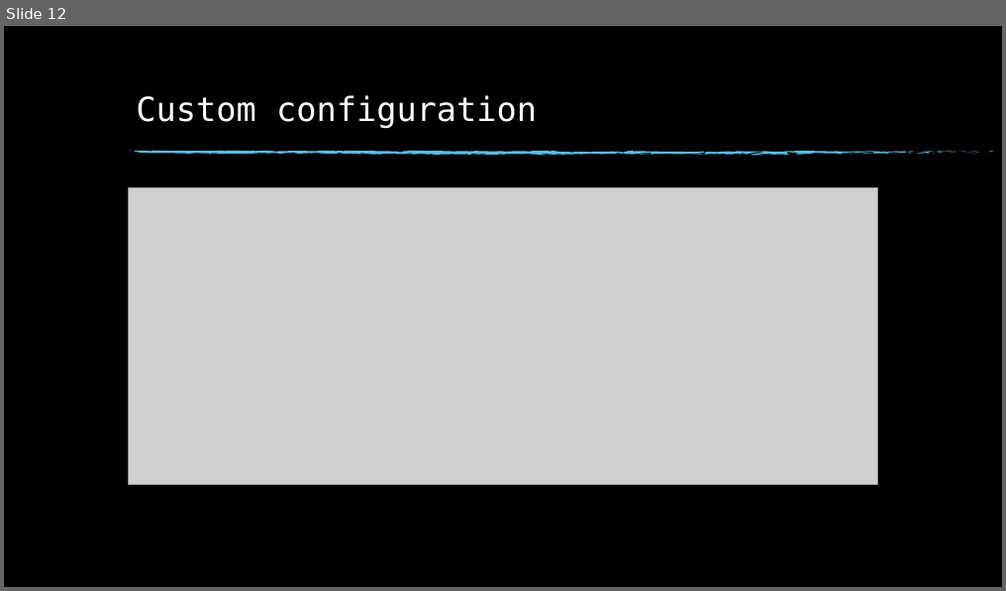
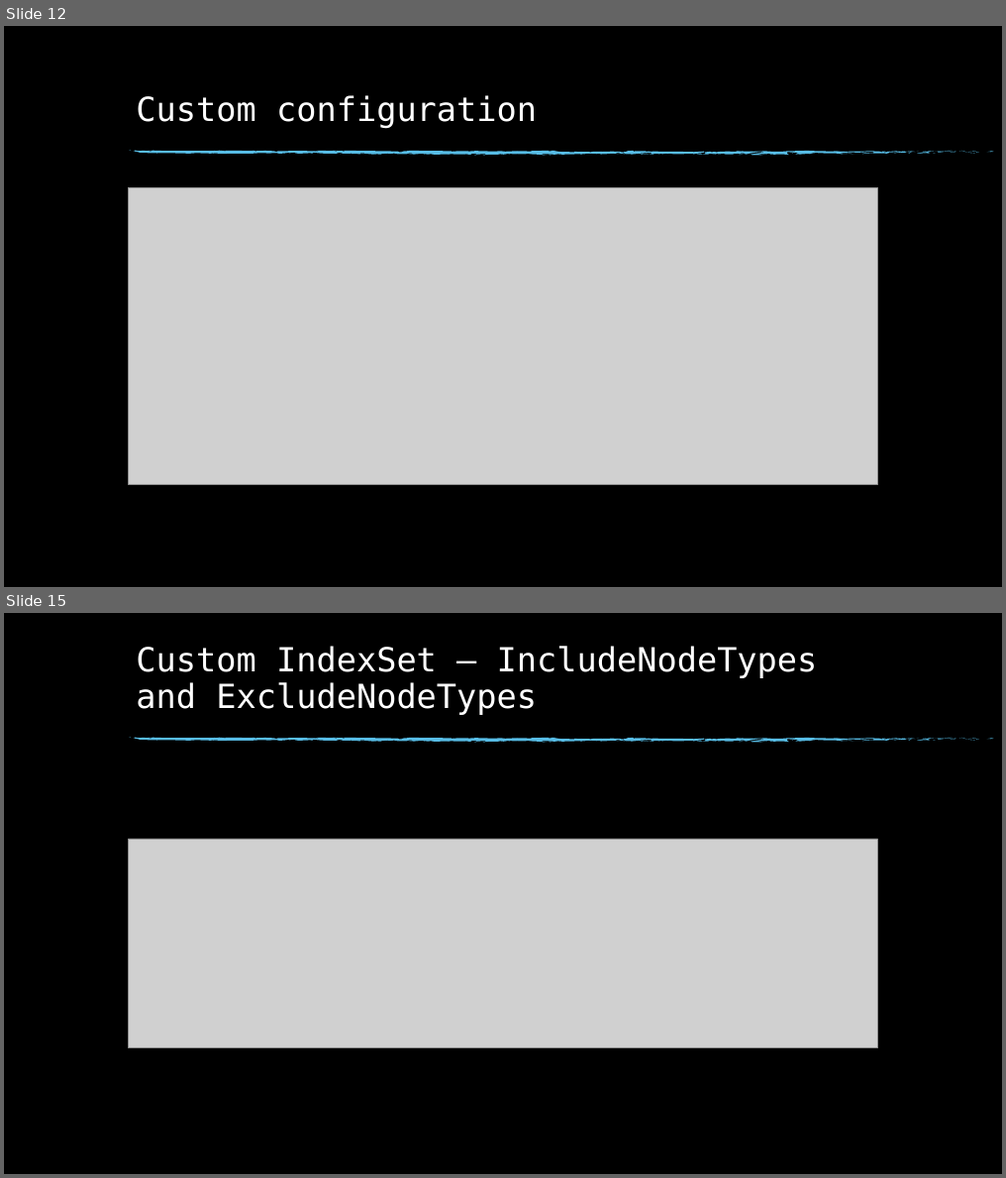
Before and after one commit to Svetlin-Slavchev/WorkingWithUmbraco, a slide deck: Umbraco Examine Search.pptx. Shown one above the other, each under a label of ours: slide 12 before the commit, slides 12 and 15 after it; the slides between them are not shown. The pictures are 1006x591 and 1006x1178 pixels, drawn with LibreOffice and Linux fonts; fonts in the diff are those of the drawing; grey boxes stand for pictures; background and template pictures are left out. Boxes give left, top, right and bottom in pixels: in the first picture for what was removed or moved away, otherwise in the second. Text is boxed around its words. In the diff, an @@ line names an element or a change of style, - is before the commit and + after.

```diff
--- a/Umbraco Examine Search.pptx
+++ b/Umbraco Examine Search.pptx
@@ slide 15 added at [4, 613, 1002, 1174], background picture (left out); not listed: 74 template elements that a slide beside it also shows @@
@@ title added at [136, 646, 818, 715], 32 pt, text #FFFFFF @@
+Custom IndexSet – IncludeNodeTypes and ExcludeNodeTypes
@@ picture added at [129, 839, 877, 1048] @@
```
Also in this commit, not shown: 8 slides changed, 3 other slides added, 1 slide removed, 1 other file.
